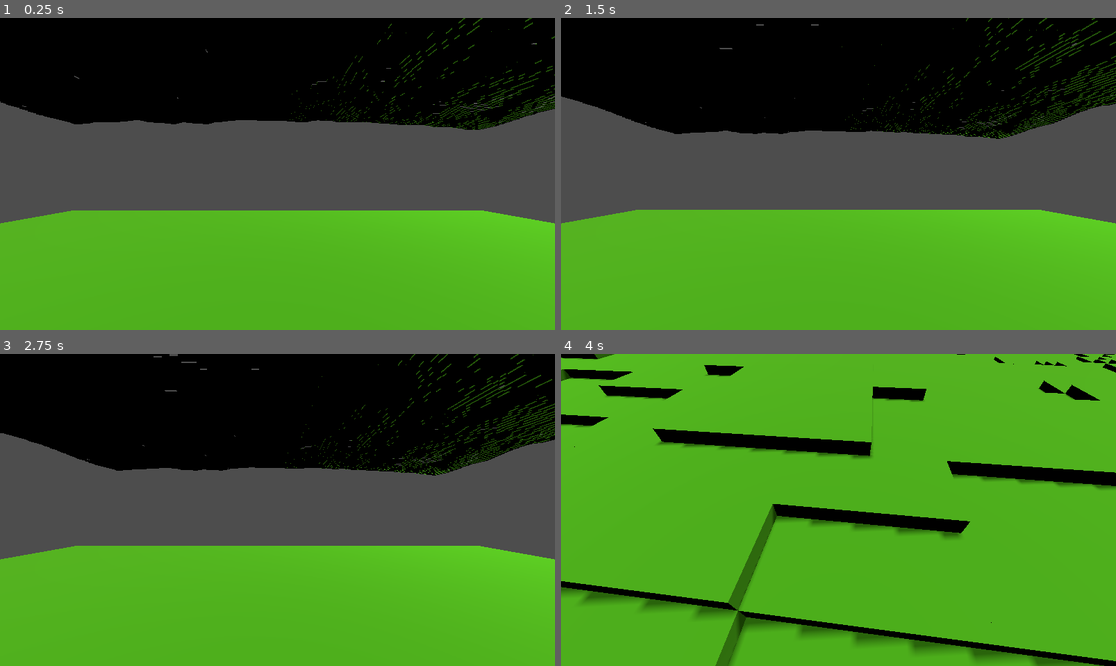
Above: before the commit, frames 1-4 (two rows, left to right).
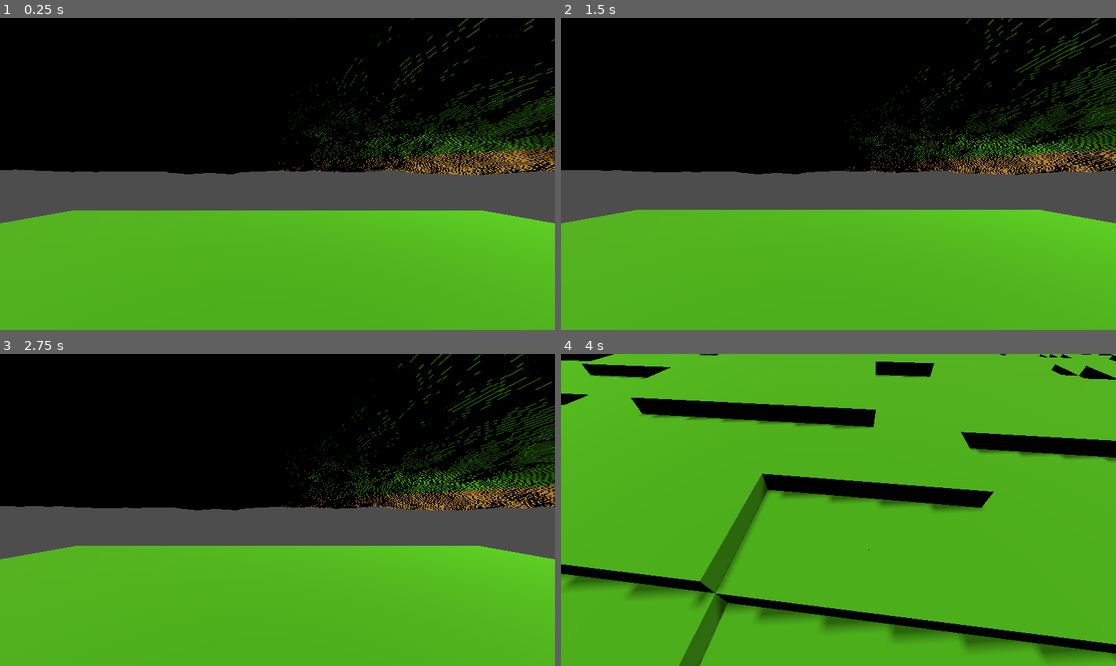
Above: after the commit, the same moments.

Repository: Skaiju/land-generation
Game: Godot game, scene res://mats/game.tscn
Same seed, same stepped clock (60 frames per second), same inputs: the game is played once before the commit and once after it.
Inputs (mouse positions are in pixels of both pictures, inside the frame that each line leads up to):
- Up to frame 1 (0.25 s): no input
- Up to frame 2 (1.5 s): tap Enter at 0.5 s; move the mouse to (960, 158) at 0.52 s; tap , (focus) at 0.6 s; click (960, 158) at 0.67 s; move the mouse to (727, 189) at 1.27 s; click (727, 189) at 1.35 s
- Up to frame 3 (2.75 s): move the mouse to (333, 441) at 2.02 s; hold Right mouse button (free_rotation) from 2.03 s (still down); click (333, 441) at 2.17 s
- Up to frame 4 (4 s): move the mouse to (810, 572) at 2.77 s; release Right mouse button (free_rotation) at 2.78 s; tap Mouse wheel up (zoom_in) at 2.85 s; click (810, 572) at 2.92 s; move the mouse to (1005, 556) at 3.52 s; tap Mouse wheel down (zoom_out) at 3.6 s; click (1005, 556) at 3.67 s

The runs differ from the first frame. In frame 1, 18% of the frame differs, in the area x 0-100%, y 0-51%; in frame 2, 16%; in frame 3, 16%; in frame 4, 27%, in the area x 0-100%, y 0-100%.

Commit message:
add back trees

Diff:
--- a/assets/block.tscn
+++ b/assets/block.tscn
@@ -6,7 +6,6 @@
 size = Vector3(0.997596, 0.39326, 0.993216)
 
 [sub_resource type="BoxMesh" id="BoxMesh_lt5cs"]
-size = Vector3(1, 0.2, 1)
 
 [node name="Block" type="StaticBody3D"]
 
--- a/scripts/game.gd
+++ b/scripts/game.gd
@@ -13,7 +13,7 @@
 
 
 	var fast_noise = FastNoiseLite.new()
-	var size = 150
+	var size = 350
 	var offset = randi() % 1000
 	var scale: float = 1.2
 	var amplitude: float = 20
@@ -36,16 +36,18 @@
 				j
 			)
 
-#			if this_block.position.y < 11:
-#				(this_block.get_node("MeshInstance3D") as MeshInstance3D).set_surface_override_material(0, sand)
-#			else:
-#				var tree_scale = 0.4
-#				var h = fast_noise.get_noise_2d(offset*5+scale*i,offset*5+scale*j)
-#				if h > 0 and randf() <  0.3 * h:
-#					var pos = this_block.position + Vector3.UP
-#					var this_tree = tree.instantiate()
-#					this_tree.position = pos
-#					add_child(this_tree)
+			if this_block.position.y < 11:
+				(this_block.get_node("MeshInstance3D") as MeshInstance3D).set_surface_override_material(0, sand)
+			else:
+				var tree_scale = 0.4
+				var h = fast_noise.get_noise_2d(offset*5+scale*i,offset*5+scale*j)
+				if h > 0 and randf() <  0.3 * h:
+					var pos = this_block.position + Vector3.UP
+					var this_tree = tree.instantiate()
+					this_tree.position = pos
+					add_child(this_tree)
+
+
 			add_child(this_block)
 
 	print("Spawned ", num_cubes, " cubes")
